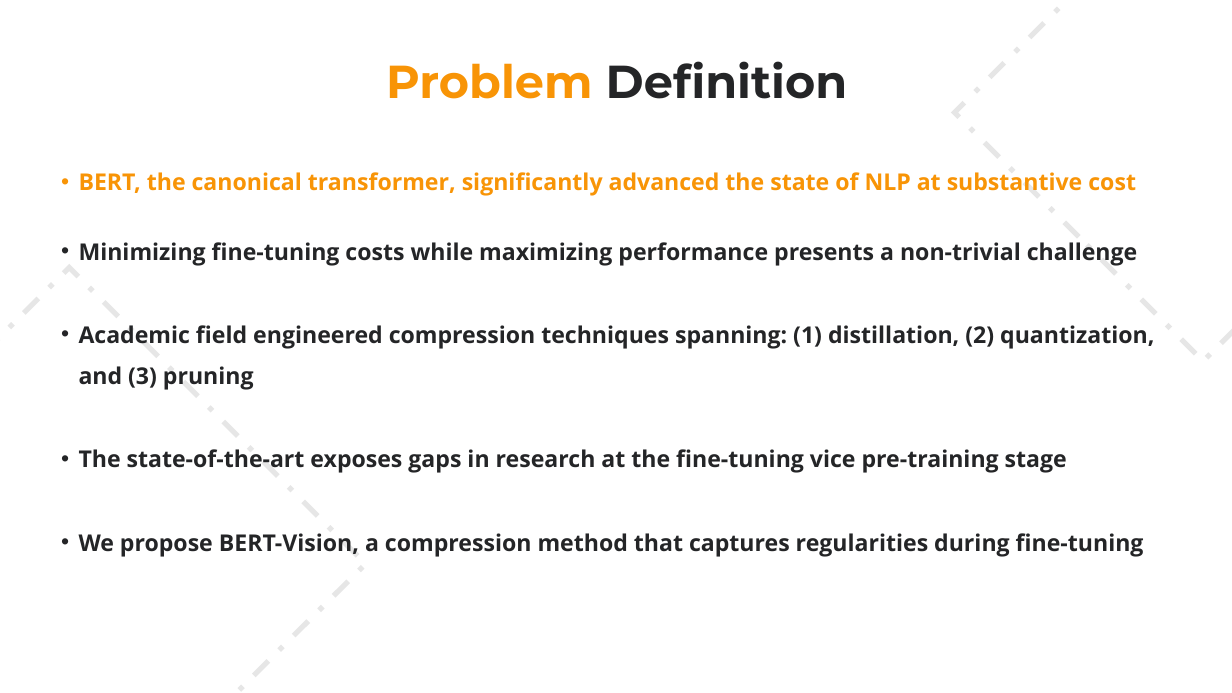
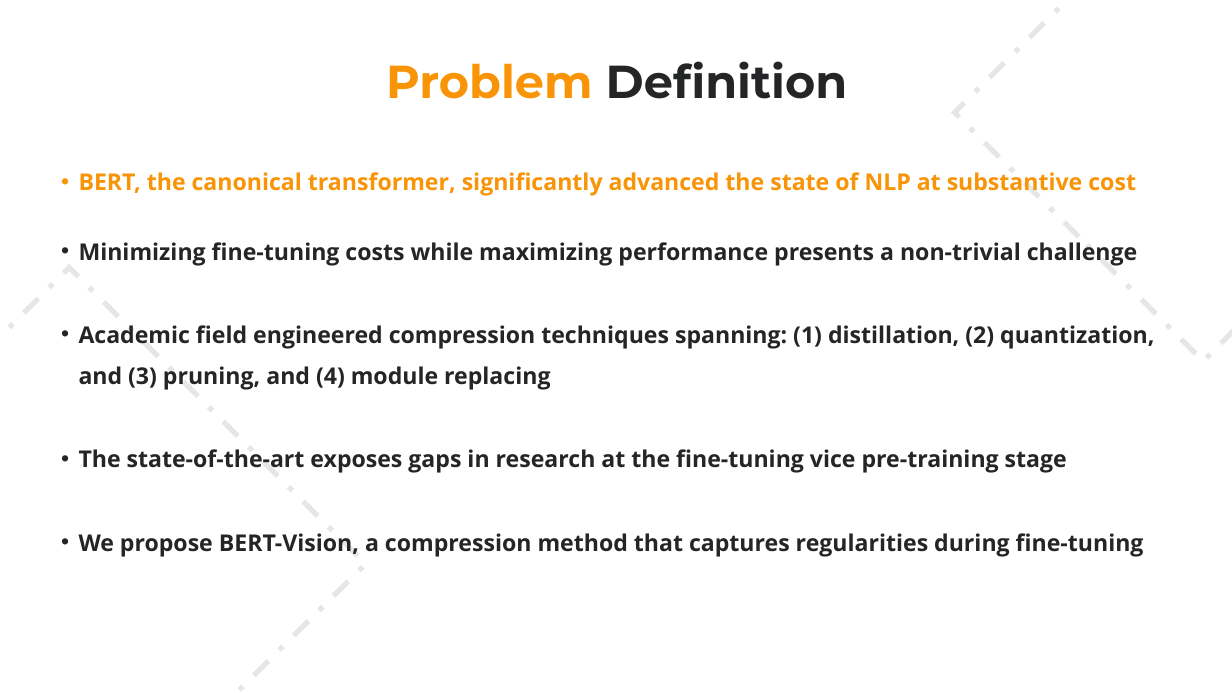
Before and after one commit to cbenge509/BERTVision, a slide deck: slide 4 of presentation/capstone/final presentation/capstone__jiang_benge_fogarty_king__final_presentation.pptx. Drawn at 1232x693 pixels with LibreOffice and Linux fonts; fonts in the diff are those of the drawing. Boxes give left, top, right and bottom in pixels: in the first picture for what was removed or moved away, otherwise in the second. Text is boxed around its words. In the diff, an @@ line names an element or a change of style, - is before the commit and + after.

```diff
--- a/presentation/capstone/final presentation/capstone__jiang_benge_fogarty_king__final_presentation.pptx
+++ b/presentation/capstone/final presentation/capstone__jiang_benge_fogarty_king__final_presentation.pptx
@@ text at bbox=[79, 325, 1154, 390]: text changed @@
-• Academic field engineered compression techniques spanning: (1) distillation, (2) quantization, and (3) pruning
+• Academic field engineered compression techniques spanning: (1) distillation, (2) quantization, and (3) pruning, and (4) module replacing
```
Also in this commit, not shown: 2 other slides changed.
